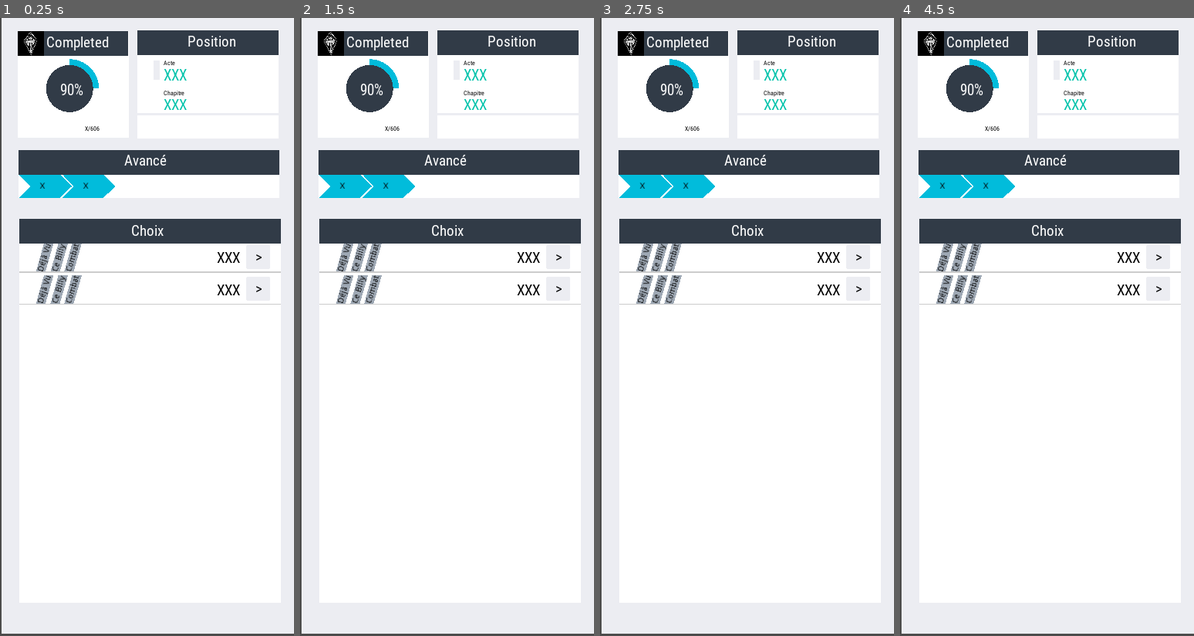
Above: before the commit, frames 1-4 (left to right).
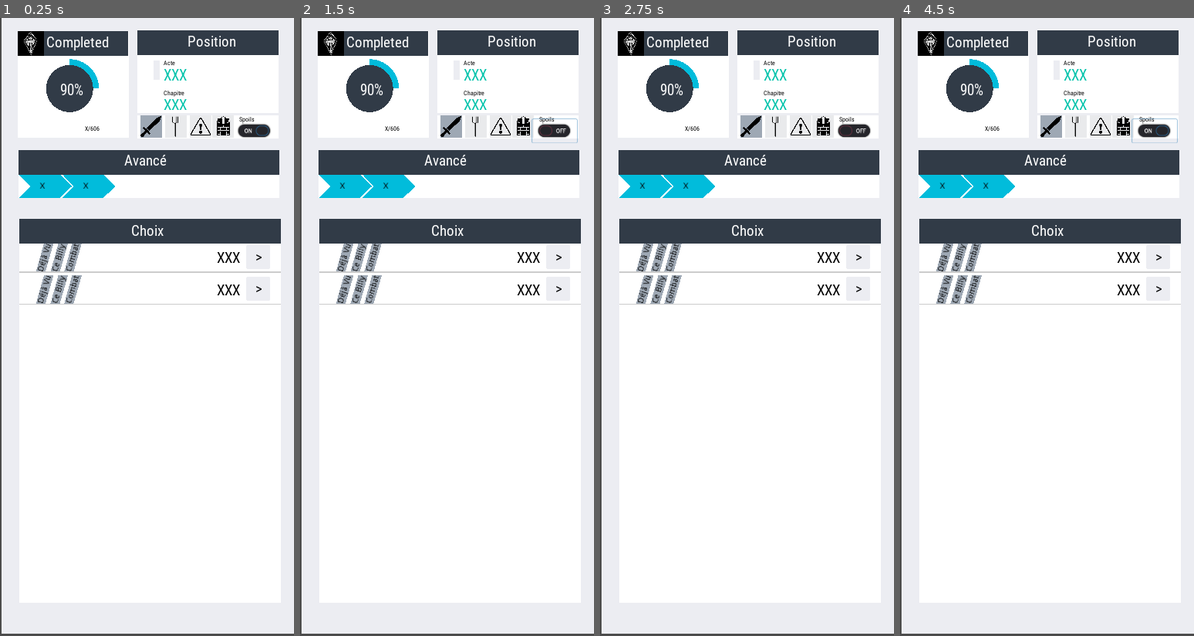
Above: after the commit, the same moments.

Repository: naparuba/fdcn
Game: Godot game, scene res://main.tscn
Two runs of this game, one before a commit and one after it. Both use one fixed random seed, a clock stepped at 60 frames per second and the inputs below.
Inputs (mouse positions are in pixels of both pictures, inside the frame that each line leads up to):
- Up to frame 1 (0.25 s): no input
- Up to frame 2 (1.5 s): click (344, 184) at 0.52 s; click (555, 129) at 1.27 s
- Up to frame 3 (2.75 s): click (858, 259) at 2.02 s
- Up to frame 4 (4.5 s): click (944, 184) at 2.77 s; click (1158, 259) at 3.52 s; click (1155, 129) at 4.27 s

The runs differ from the first frame. In frame 1, 0.7% of the frame differs, in the area x 47-93%, y 15-20%; in frame 2, 0.8%, in the area x 47-95%, y 15-21%; in frame 3, 0.7%; in frame 4, 0.8%.
Error before the commit: Error calling built-in function 'len': Object can't provide a length. (res://main.gd:147)
Error after the commit: Error calling built-in function 'len': Object can't provide a length. (res://main.gd:191)

Commit message:
Add: rajout parameters spoil & les billys

Diff:
--- a/main.gd
+++ b/main.gd
@@ -9,7 +9,10 @@
 
 var current_lines = []
 
-
+var parameters = {
+	'billy': 'guerrier',
+	'spoils': true,
+}
 
 onready var Bread = preload('res://bread.tscn')
 onready var Choice = preload('res://ChapterChoice.tscn')
@@ -21,6 +24,7 @@
 var all_times_already_visited_file = "user://all_times_already_visited.save"
 var current_node_id_file = "user://current_node_id.save"
 var session_visited_nodes_file  = "user://session_visited_nodes.save"
+var parameters_file  = "user://parameters.save"
 
 
 func load_all_times_already_visited():
@@ -71,6 +75,28 @@
 	f.open(session_visited_nodes_file, File.WRITE)
 	print('SAVING in file: %s' % f)
 	f.store_var(session_visited_nodes)
+	f.close()
+
+
+func load_parameters():
+	var f = File.new()
+	if f.file_exists(parameters_file):
+		f.open(parameters_file, File.READ)
+		var loaded_parameters = f.get_var()
+		f.close()
+		# NOTE: so we can manage code with new parameters
+		for k in loaded_parameters.keys():
+			var v = loaded_parameters[k]
+			print('PARAM: %s=>' % k, v)
+			parameters[k] = v
+	else:
+		# already created in globals
+		pass
+
+func save_parameters():
+	var f = File.new()
+	f.open(parameters_file, File.WRITE)
+	f.store_var(parameters)
 	f.close()
 
 
@@ -136,12 +162,30 @@
 	self.load_all_times_already_visited()
 	self.load_current_node_id()
 	self.load_session_visited_nodes()
+	self.load_parameters()
 
 	self.go_to_node(self.current_node_id)
 
 
 
 func refresh():
+
+	# Update the parameters
+	$Background/Billys/SpoilButton.pressed = self.parameters['spoils']
+
+	var billys = {'guerrier': $Background/Billys/BlockGuerrier,
+	'paysan':$Background/Billys/BlockPaysan,
+	'prudent':$Background/Billys/BlockPrudent,
+	'debrouillard':$Background/Billys/BlockDebrouillard
+	}
+
+	for billy in billys.keys():
+		var panel = billys[billy]
+		var _style = panel.get('custom_styles/panel')
+		print('STYLE: %s' % _style)
+		_style.set_bg_color(Color('e9eaec'))  # set to light grey
+	billys[self.parameters['billy']].get('custom_styles/panel').set_bg_color(Color('9ea8b4'))  # set to dark grey
+
 	# Update the % completion
 	#var fdcn_completion = $MarginContainer/VBoxContainer/HBoxTotalSummary/FDCNCompletion
 	var _nb_all_nodes = len(self.all_nodes)
@@ -250,3 +294,33 @@
 			break
 
 	self.go_to_node(previous_id)
+
+
+
+func _on_spoil_button_toggled(button_pressed):
+	print('Mode SPOIL ou pas: %s' % button_pressed)
+	self.parameters['spoils'] = button_pressed
+	self.save_parameters()
+	self.refresh()
+
+
+func _switch_to_guerrier():
+	self.parameters['billy'] = 'guerrier'
+	self.save_parameters()
+	self.refresh()
+
+
+func _switch_to_paysan():
+	self.parameters['billy'] = 'paysan'
+	self.save_parameters()
+	self.refresh()
+
+func _switch_to_prudent():
+	self.parameters['billy'] = 'prudent'
+	self.save_parameters()
+	self.refresh()
+
+func _switch_to_debrouillard():
+	self.parameters['billy'] = 'debrouillard'
+	self.save_parameters()
+	self.refresh()
--- a/main.tscn
+++ b/main.tscn
@@ -9,6 +9,10 @@
 [ext_resource path="res://images/bar_fill.png" type="Texture" id=7]
 [ext_resource path="res://images/bar_background.png" type="Texture" id=8]
 [ext_resource path="res://bread.tscn" type="PackedScene" id=9]
+[ext_resource path="res://images/sword.png" type="Texture" id=10]
+[ext_resource path="res://images/backpack.png" type="Texture" id=11]
+[ext_resource path="res://images/fork.png" type="Texture" id=12]
+[ext_resource path="res://images/caution.png" type="Texture" id=13]
 
 [sub_resource type="StyleBoxFlat" id=1]
 bg_color = Color( 0.92549, 0.929412, 0.94902, 1 )
@@ -18,6 +22,18 @@
 
 [sub_resource type="StyleBoxFlat" id=3]
 bg_color = Color( 0.192157, 0.231373, 0.278431, 1 )
+
+[sub_resource type="StyleBoxFlat" id=4]
+bg_color = Color( 0.913725, 0.917647, 0.92549, 1 )
+
+[sub_resource type="StyleBoxFlat" id=5]
+bg_color = Color( 0.913725, 0.917647, 0.92549, 1 )
+
+[sub_resource type="StyleBoxFlat" id=6]
+bg_color = Color( 0.913725, 0.917647, 0.92549, 1 )
+
+[sub_resource type="StyleBoxFlat" id=7]
+bg_color = Color( 0.913725, 0.917647, 0.92549, 1 )
 
 [node name="main" type="Node2D"]
 script = ExtResource( 1 )
@@ -195,6 +211,122 @@
 "_edit_use_anchors_": false
 }
 
+[node name="SpoilLabel" type="Label" parent="Background/Billys"]
+margin_left = 174.026
+margin_top = 1.34485
+margin_right = 244.026
+margin_bottom = 15.3448
+custom_fonts/font = ExtResource( 5 )
+custom_colors/font_color = Color( 0, 0, 0, 1 )
+custom_constants/shadow_offset_x = 0
+custom_constants/shadow_offset_y = 0
+custom_constants/shadow_as_outline = 0
+text = "Spoils"
+__meta__ = {
+"_edit_use_anchors_": false
+}
+
+[node name="BlockGuerrier" type="Panel" parent="Background/Billys"]
+margin_left = 4.64337
+margin_top = 1.22163
+margin_right = 41.6434
+margin_bottom = 38.2216
+custom_styles/panel = SubResource( 4 )
+__meta__ = {
+"_edit_use_anchors_": false
+}
+
+[node name="sprite" type="Sprite" parent="Background/Billys/BlockGuerrier"]
+position = Vector2( 18.3771, 18.301 )
+scale = Vector2( 0.0974027, 0.0973855 )
+texture = ExtResource( 10 )
+
+[node name="button" type="TextureButton" parent="Background/Billys/BlockGuerrier"]
+margin_left = -0.177032
+margin_top = -0.25
+margin_right = 36.823
+margin_bottom = 36.75
+__meta__ = {
+"_edit_use_anchors_": false
+}
+
+[node name="BlockPaysan" type="Panel" parent="Background/Billys"]
+margin_left = 46.6832
+margin_top = 0.971634
+margin_right = 83.6832
+margin_bottom = 37.9716
+custom_styles/panel = SubResource( 5 )
+__meta__ = {
+"_edit_use_anchors_": false
+}
+
+[node name="sprite" type="Sprite" parent="Background/Billys/BlockPaysan"]
+position = Vector2( 17.5646, 18.338 )
+scale = Vector2( 0.214251, 0.214213 )
+texture = ExtResource( 12 )
+
+[node name="button" type="TextureButton" parent="Background/Billys/BlockPaysan"]
+margin_right = 37.0
+margin_bottom = 37.0
+
+[node name="BlockPrudent" type="Panel" parent="Background/Billys"]
+margin_left = 88.7785
+margin_top = 1.06625
+margin_right = 125.779
+margin_bottom = 38.0663
+custom_styles/panel = SubResource( 6 )
+__meta__ = {
+"_edit_use_anchors_": false
+}
+
+[node name="sprite" type="Sprite" parent="Background/Billys/BlockPrudent"]
+position = Vector2( 18.812, 18.7755 )
+scale = Vector2( 0.116261, 0.11624 )
+texture = ExtResource( 13 )
+
+[node name="button" type="TextureButton" parent="Background/Billys/BlockPrudent"]
+margin_left = 0.418823
+margin_top = 0.202682
+margin_right = 37.4188
+margin_bottom = 37.2027
+__meta__ = {
+"_edit_use_anchors_": false
+}
+
+[node name="BlockDebrouillard" type="Panel" parent="Background/Billys"]
+margin_left = 128.423
+margin_top = 0.596634
+margin_right = 165.423
+margin_bottom = 37.5966
+custom_styles/panel = SubResource( 7 )
+__meta__ = {
+"_edit_use_anchors_": false
+}
+
+[node name="sprite" type="Sprite" parent="Background/Billys/BlockDebrouillard"]
+position = Vector2( 18.4995, 17.5037 )
+scale = Vector2( 0.097564, 0.0975468 )
+texture = ExtResource( 11 )
+
+[node name="button" type="TextureButton" parent="Background/Billys/BlockDebrouillard"]
+margin_left = -0.873657
+margin_top = 0.672302
+margin_right = 36.1263
+margin_bottom = 37.6723
+__meta__ = {
+"_edit_use_anchors_": false
+}
+
+[node name="SpoilButton" type="CheckButton" parent="Background/Billys"]
+margin_left = 162.0
+margin_top = 7.0
+margin_right = 238.0
+margin_bottom = 47.0
+pressed = true
+__meta__ = {
+"_edit_use_anchors_": false
+}
+
 [node name="Dreadcumb" type="Panel" parent="Background"]
 margin_left = 29.2063
 margin_top = 223.682
@@ -284,3 +416,9 @@
 [node name="ChapterChoice2" parent="Background/Next/Choices" instance=ExtResource( 3 )]
 margin_top = 54.0
 margin_bottom = 104.0
+
+[connection signal="pressed" from="Background/Billys/BlockGuerrier/button" to="." method="_switch_to_guerrier"]
+[connection signal="pressed" from="Background/Billys/BlockPaysan/button" to="." method="_switch_to_paysan"]
+[connection signal="pressed" from="Background/Billys/BlockPrudent/button" to="." method="_switch_to_prudent"]
+[connection signal="pressed" from="Background/Billys/BlockDebrouillard/button" to="." method="_switch_to_debrouillard"]
+[connection signal="toggled" from="Background/Billys/SpoilButton" to="." method="_on_spoil_button_toggled"]
Binary file added: images/backpack.png
Binary file added: images/caution.png
Binary file added: images/fork.png
Binary file added: images/sword.png
Not shown: 1 places in main.tscn that only renumber resources
